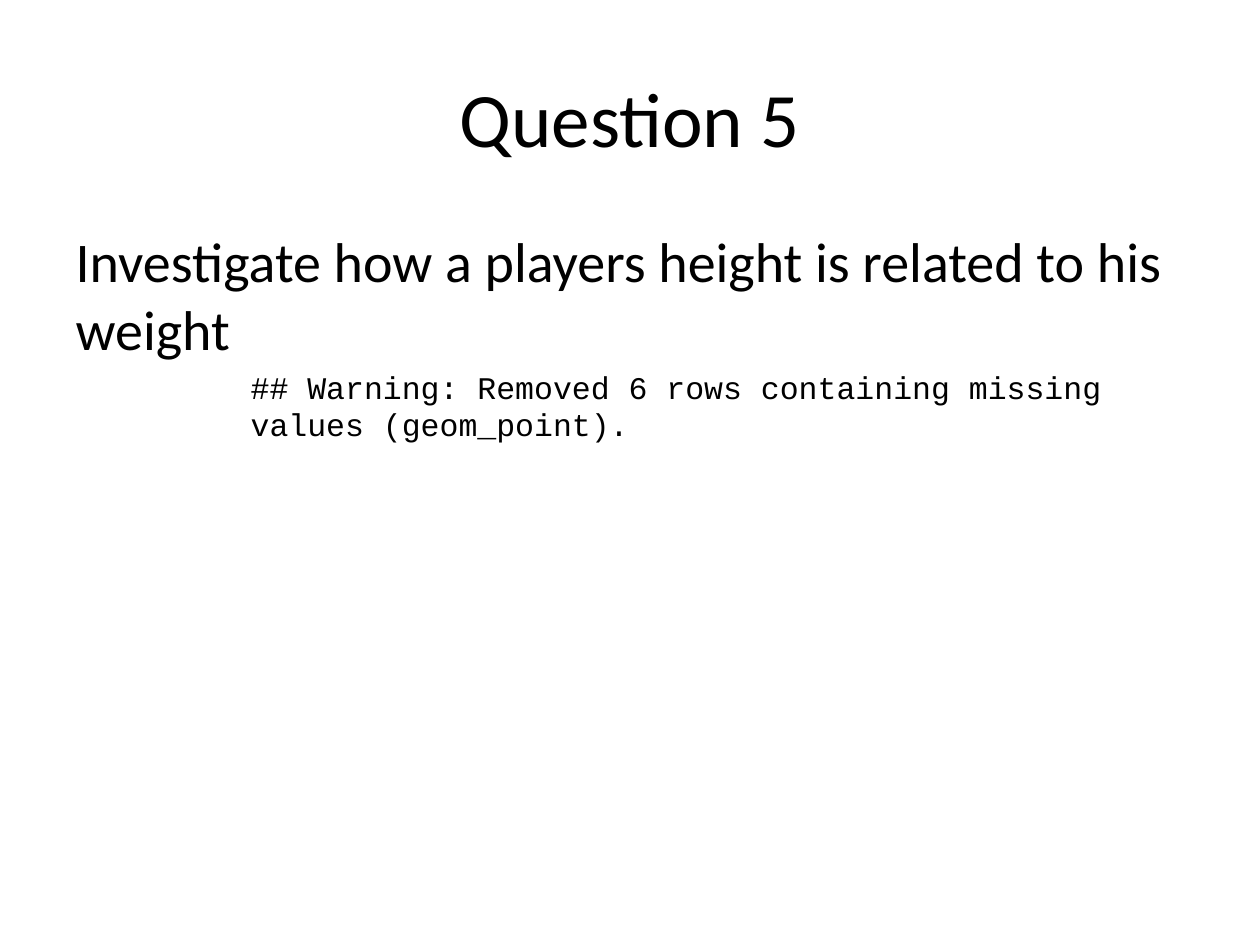
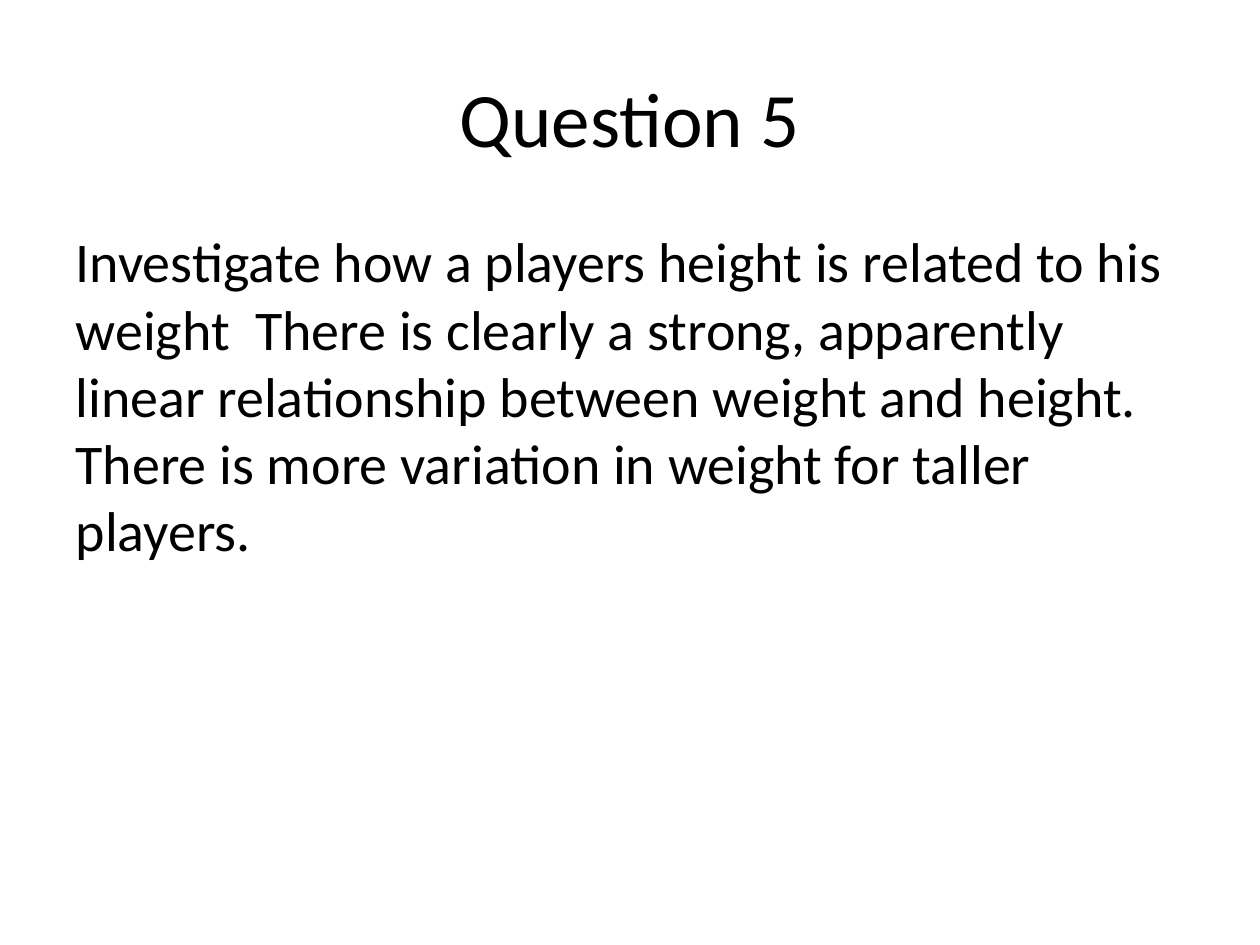
Before and after one commit to rmpalmer/MDS-6306-Doing-Data-Science-Fall-2019, a slide deck: slide 7 of Unit 2/Richard_Palmer_LiveSession_2.pptx (slide 8 before the commit). Drawn at 1260x945 pixels with LibreOffice and Linux fonts; fonts in the diff are those of the drawing. Boxes give left, top, right and bottom in pixels: in the first picture for what was removed or moved away, otherwise in the second. Text is boxed around its words. In the diff, an @@ line names an element or a change of style, - is before the commit and + after.

```diff
--- a/Unit 2/Richard_Palmer_LiveSession_2.pptx
+++ b/Unit 2/Richard_Palmer_LiveSession_2.pptx
@@ text at box(76, 243, 1161, 560): text changed; size 18 to 32 pt; font Courier New to Calibri @@
-Investigate how a players height is related to his weight
-## Warning: Removed 6 rows containing missing values (geom_point).
+Investigate how a players height is related to his weight There is clearly a strong, apparently linear relationship between weight and height. There is more variation in weight for taller players.
```
Also in this commit, not shown: 7 other slides changed, 1 slide added, 6 slides removed, 1 other file.
